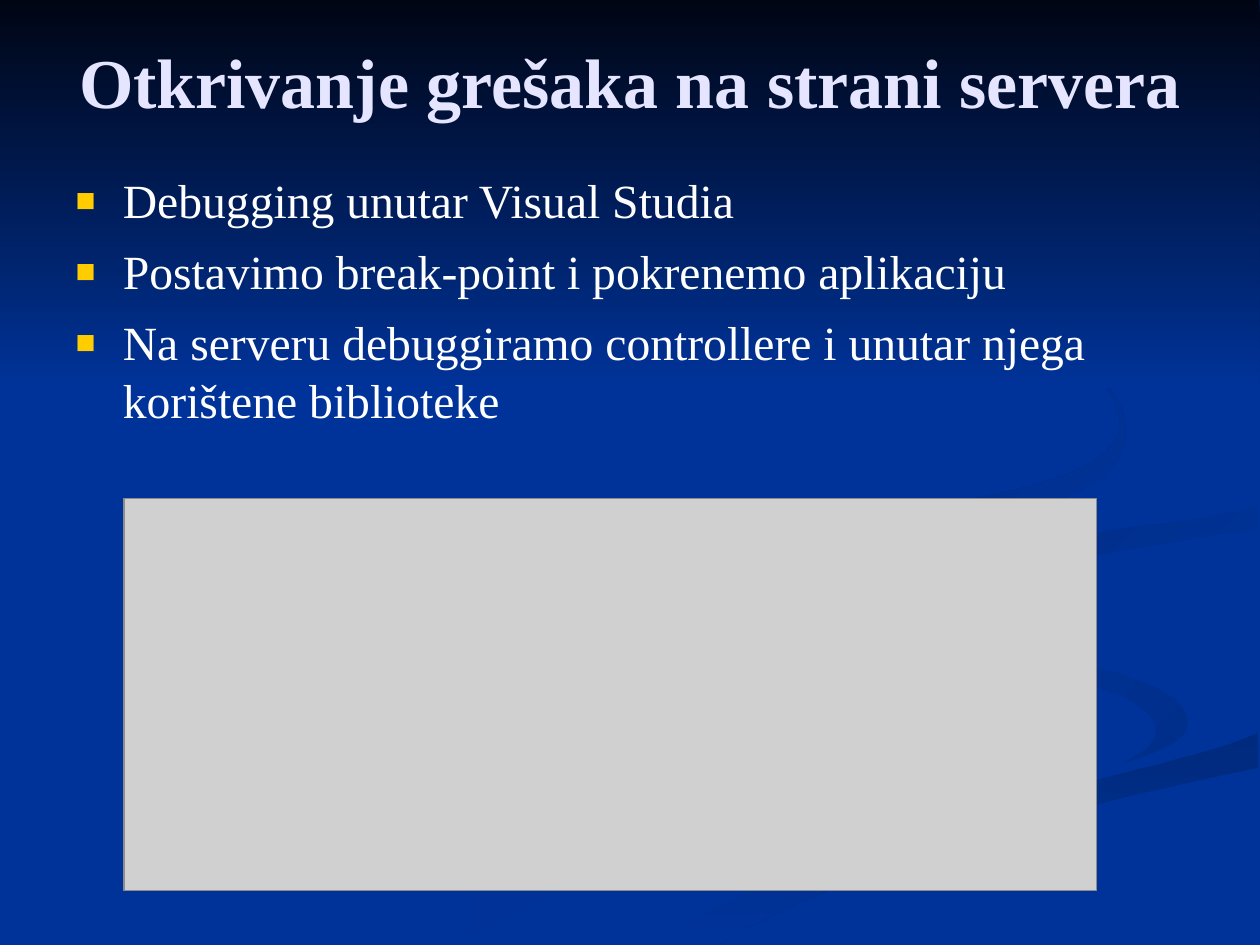
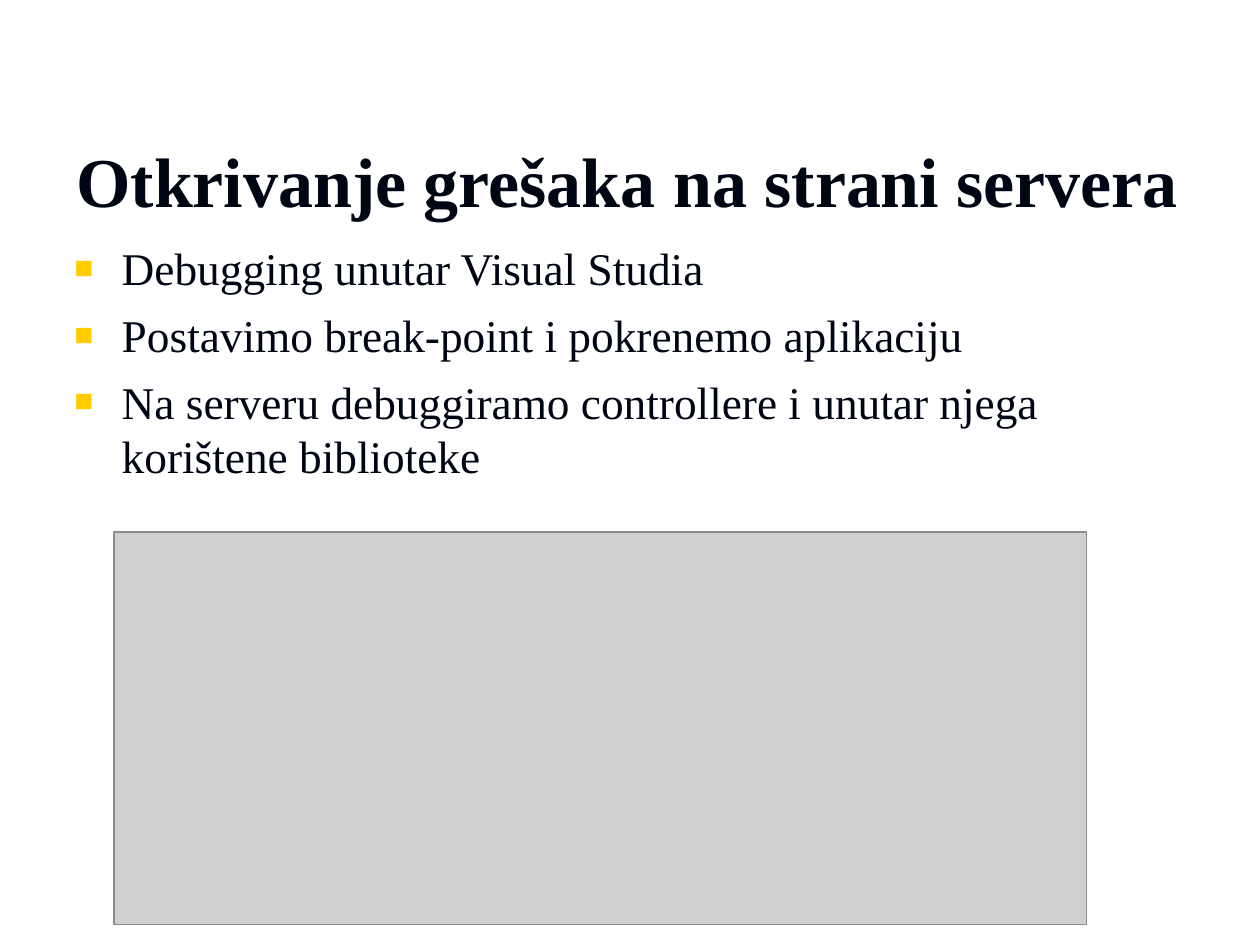
Before and after one commit to vzdesic/PZI, a slide deck: slide 2 of PPTs/03 MVC debugging.ppt. Drawn at 1260x945 pixels with LibreOffice and Linux fonts; fonts in the diff are those of the drawing; grey boxes stand for pictures; background and template pictures are left out. Boxes give left, top, right and bottom in pixels: in the first picture for what was removed or moved away, otherwise in the second. Text is boxed around its words. In the diff, an @@ line names an element or a change of style, - is before the commit and + after.

```diff
--- a/PPTs/03 MVC debugging.ppt
+++ b/PPTs/03 MVC debugging.ppt
@@ background #003399 to picture (left out) @@
@@ group removed at box(0, 0, 1260, 944): 7 freeform shapes @@
@@ title "Otkrivanje grešaka na strani servera": place and size @@
-title "Otkrivanje grešaka na strani servera" at box(79, 58, 1180, 121)
+title "Otkrivanje grešaka na strani servera" at box(76, 157, 1178, 220)
@@ title "Otkrivanje grešaka na strani servera" at box(76, 157, 1178, 220): text colour #E5E5FF to #000514 @@
@@ text "Debugging unutar Visual Studia": place and size @@
-text "Debugging unutar Visual Studia" at box(123, 185, 1085, 419)
+text "Debugging unutar Visual Studia" at box(122, 253, 1037, 474)
@@ text "Debugging unutar Visual Studia" at box(122, 253, 1037, 474): size 27.2 to 25.9 pt, text colour #FFFFFF to #000514; less space between paragraphs @@
@@ picture: place and size @@
-picture at box(123, 498, 1096, 890)
+picture at box(113, 532, 1086, 924)
```
Also in this commit, not shown: 6 other slides changed, 12 other files.
